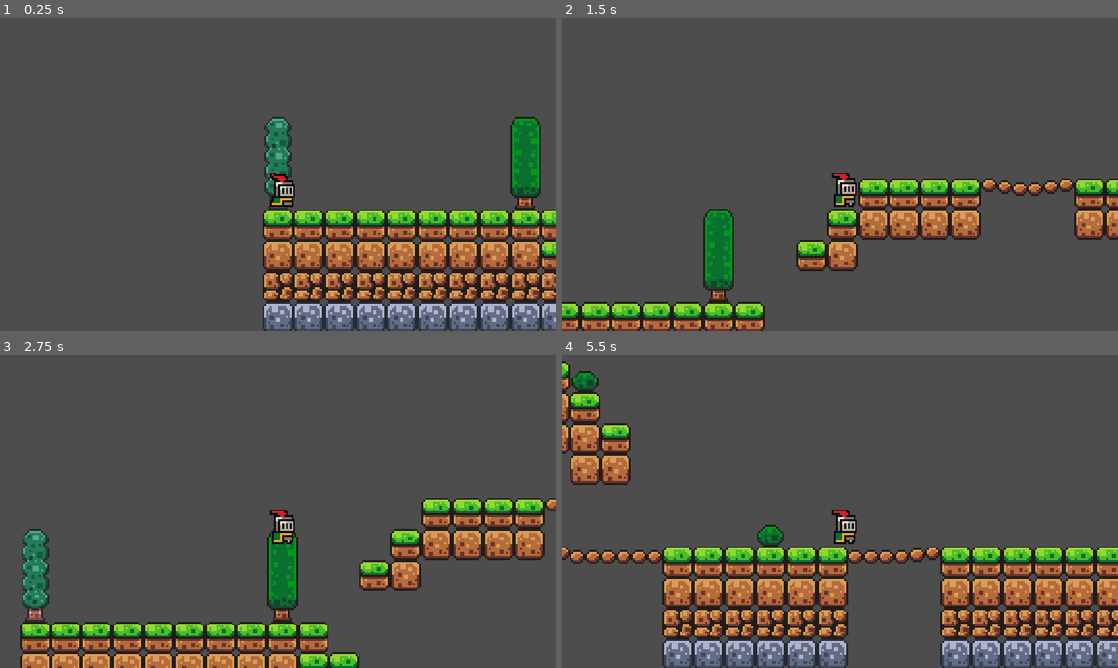
Above: before the commit, frames 1-4 (two rows, left to right).
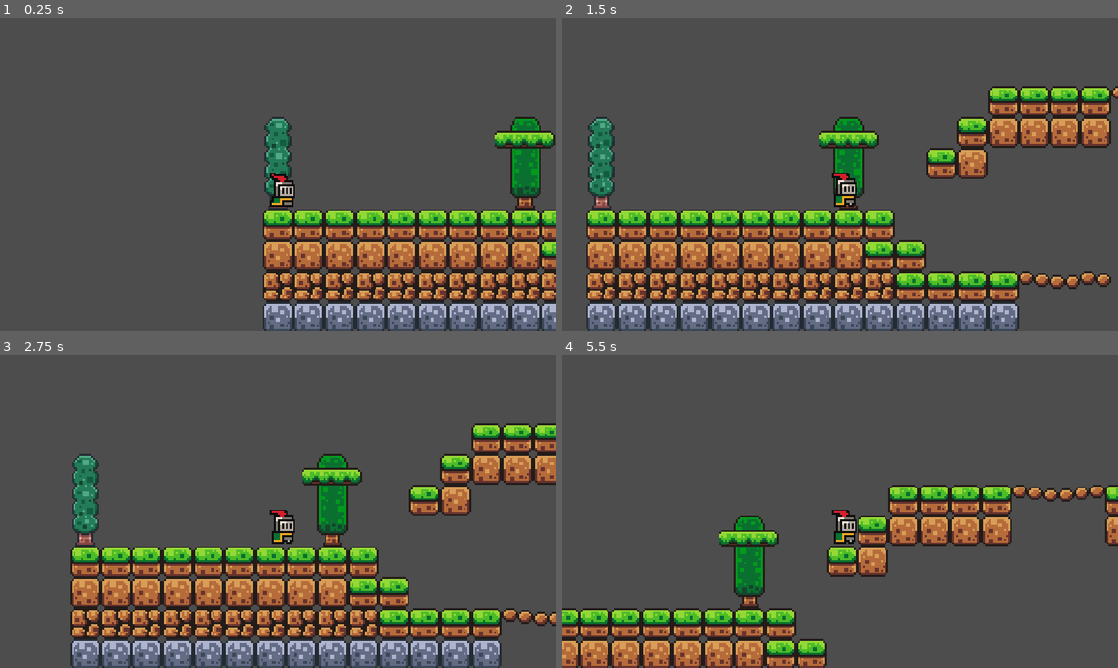
Above: after the commit, the same moments.

Repository: pregiorg/Godot_Project
Game: Godot game, scene res://map.tscn
Same seed, same stepped clock (60 frames per second), same inputs: the game is played once before the commit and once after it. Before the commit the project starts from res://testmap[.tscn.
Inputs:
- Up to frame 1 (0.25 s): no input
- Up to frame 2 (1.5 s): tap Enter (ui_accept) at 0.5, 0.77 s; hold Right (ui_right) from 0.53 s (still down)
- Up to frame 3 (2.75 s): tap Enter (ui_accept) at 1.52 s; release Right (ui_right) at 2.03 s; hold Left (ui_left) from 2.03 s (still down)
- Up to frame 4 (5.5 s): release Left (ui_left) at 2.78 s; hold Right (ui_right) 2.78-4.28 s; tap Enter (ui_accept) at 3.02, 3.77, 4.52 s; hold Left (ui_left) 4.28-5.03 s; hold Right (ui_right) from 5.03 s (still down)

The runs differ from the first frame. In frame 1, 0.6% of the frame differs, in the area x 89-100%, y 36-42%; in frame 2, 39%; in frame 3, 40%, in the area x 3-100%, y 21-100%; in frame 4, 38%.

Commit message:
platform added

Diff:
--- a/platformer-project/assets/scripts/player.gd
+++ b/platformer-project/assets/scripts/player.gd
@@ -1,8 +1,8 @@
 extends CharacterBody2D
 
 
-const SPEED = 300.0
-const JUMP_VELOCITY = -400.0
+const SPEED = 130.0
+const JUMP_VELOCITY = -300.0
 
 
 func _physics_process(delta: float) -> void:
--- a/platformer-project/testmap[.tscn
+++ b/platformer-project/map.tscn
@@ -1,11 +1,12 @@
 [gd_scene format=3 uid="uid://cg71nquqx3f6"]
 
-[ext_resource type="Texture2D" uid="uid://cki41c7fk16e" path="res://assets/sprites/world_tileset.png" id="1_htphj"]
-[ext_resource type="Texture2D" uid="uid://4wrnsjugl7ap" path="res://assets/sprites/knight.png" id="2_8ilb8"]
-[ext_resource type="Script" uid="uid://bhhq5ghslkq4u" path="res://assets/scripts/player.gd" id="2_vlrnh"]
+[ext_resource type="Texture2D" uid="uid://cki41c7fk16e" path="res://assets/sprites/world_tileset.png" id="1_e0an3"]
+[ext_resource type="Script" uid="uid://bhhq5ghslkq4u" path="res://assets/scripts/player.gd" id="2_p5pve"]
+[ext_resource type="Texture2D" uid="uid://4wrnsjugl7ap" path="res://assets/sprites/knight.png" id="3_urblq"]
+[ext_resource type="PackedScene" uid="uid://yrf11ownexsy" path="res://scenes/platform.tscn" id="4_p5pve"]
 
 [sub_resource type="TileSetAtlasSource" id="TileSetAtlasSource_8ilb8"]
-texture = ExtResource("1_htphj")
+texture = ExtResource("1_e0an3")
 1:0/0 = 0
 1:0/0/physics_layer_0/polygon_0/points = PackedVector2Array(-8, -8, 8, -8, 8, 8, -8, 8)
 2:0/0 = 0
@@ -218,8 +219,9 @@
 layer_0/tile_data = PackedInt32Array(983045, 0, 0, 983046, 0, 0, 983047, 0, 0, 983048, 0, 0, 983049, 0, 0, 983050, 0, 0 …(2577 unchanged characters)…
 
 [node name="Player" type="CharacterBody2D" parent="." unique_id=1310280218]
+z_index = 5
 position = Vector2(2, 0)
-script = ExtResource("2_vlrnh")
+script = ExtResource("2_p5pve")
 
 [node name="Camera2D" type="Camera2D" parent="Player" unique_id=792741641]
 position = Vector2(86, 222)
@@ -234,3 +236,9 @@
 [node name="CollisionShape2D" type="CollisionShape2D" parent="Player" unique_id=1061429402]
 position = Vector2(88, 233)
 shape = SubResource("CircleShape2D_13qdw")
+
+[node name="Platform" parent="." unique_id=1933064806 instance=ExtResource("4_p5pve")]
+position = Vector2(216, 205)
+
+[node name="Platform2" parent="." unique_id=791432927 instance=ExtResource("4_p5pve")]
+position = Vector2(818, 280)
--- /dev/null
+++ b/platformer-project/scenes/platform.tscn
@@ -0,0 +1,18 @@
+[gd_scene format=3 uid="uid://yrf11ownexsy"]
+
+[ext_resource type="Texture2D" uid="uid://bmygt2jyq0aer" path="res://assets/sprites/platforms.png" id="1_ba0x2"]
+
+[sub_resource type="RectangleShape2D" id="RectangleShape2D_xrivr"]
+size = Vector2(31, 8)
+
+[node name="Platform" type="AnimatableBody2D" unique_id=1933064806]
+
+[node name="Sprite2D" type="Sprite2D" parent="." unique_id=1224093451]
+texture = ExtResource("1_ba0x2")
+region_enabled = true
+region_rect = Rect2(17, 0, 31, 11)
+
+[node name="CollisionShape2D" type="CollisionShape2D" parent="." unique_id=2088758485]
+position = Vector2(-0.5, -1)
+shape = SubResource("RectangleShape2D_xrivr")
+one_way_collision = true
Not shown: 1 places in platformer-project/map.tscn that only renumber resources
